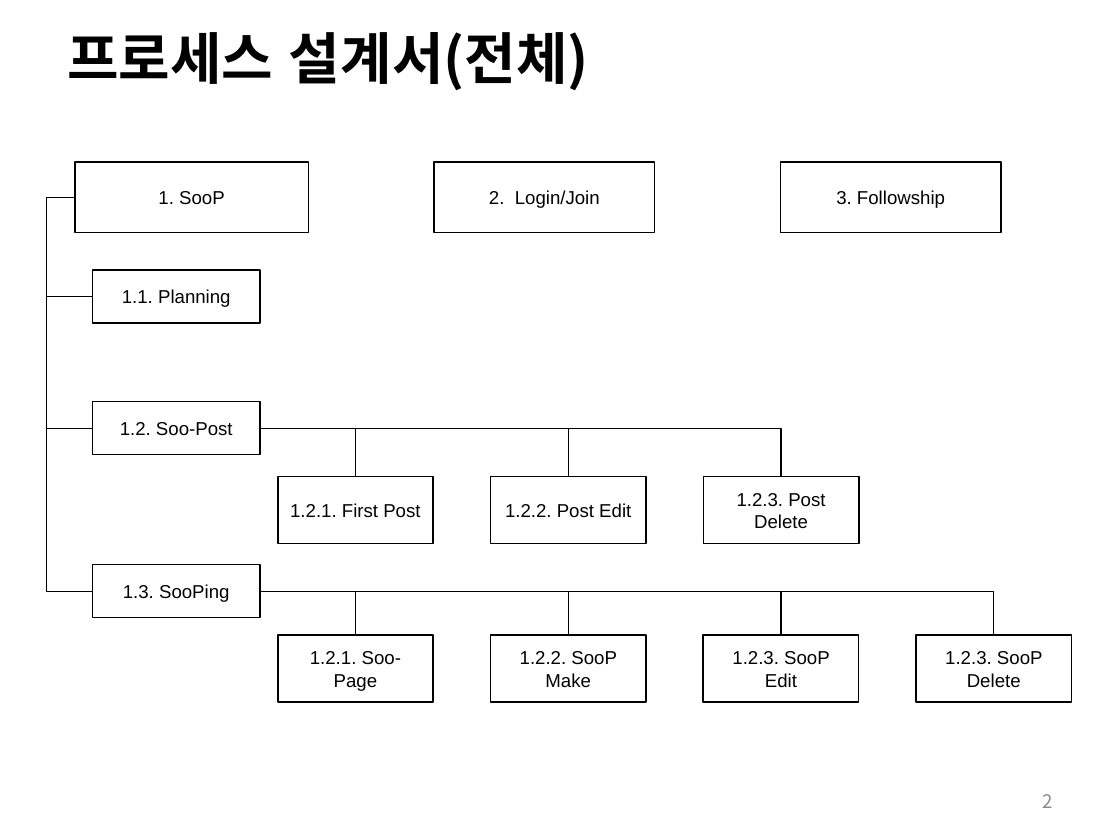
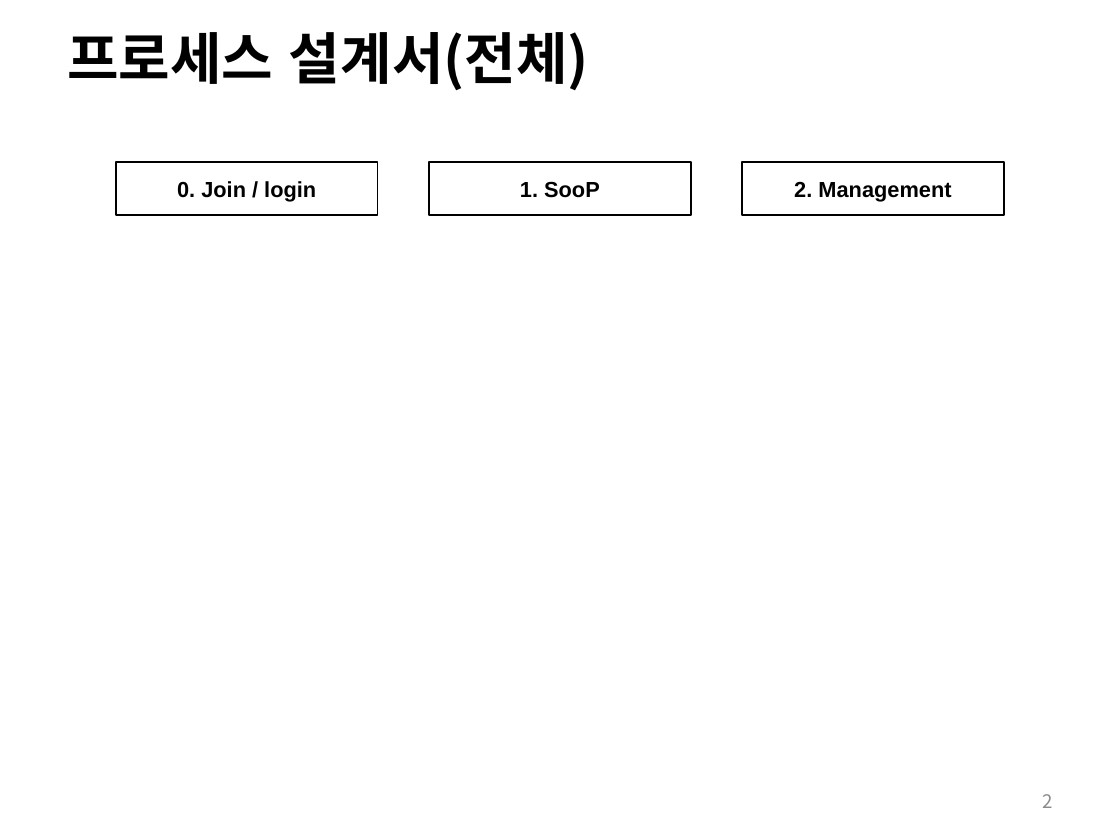
Before and after one commit to wooramc/soop_rep, a slide deck: slide 2 of flutter_process.pptx. Drawn at 1120x840 pixels with LibreOffice and Linux fonts; fonts in the diff are those of the drawing. Boxes give left, top, right and bottom in pixels: in the first picture for what was removed or moved away, otherwise in the second. Text is boxed around its words. In the diff, an @@ line names an element or a change of style, - is before the commit and + after.

```diff
--- a/flutter_process.pptx
+++ b/flutter_process.pptx
@@ rectangle added at box(116, 162, 379, 215), outline #000000 1 pt, 14 pt, text #000000, bold @@
+0. Join / login
@@ rectangle "1. SooP": place and size @@
-rectangle "1. SooP" at box(75, 162, 308, 233)
+rectangle "1. SooP" at box(429, 162, 691, 215)
@@ rectangle "1. SooP" at box(429, 162, 691, 215): size 12 to 14 pt, bold on @@
@@ rectangle removed at box(435, 162, 655, 233) @@
-2. Login/Join
@@ rectangle added at box(743, 162, 1005, 215), outline #000000 1 pt, 14 pt, text #000000, bold @@
+2. Management
@@ rectangle removed at box(781, 162, 1001, 233) @@
-3. Followship
@@ elbow line removed from (75, 197) to (93, 297) @@
@@ elbow line removed from (75, 197) to (93, 428) @@
@@ elbow line removed from (75, 197) to (93, 591) @@
@@ rectangle removed at box(93, 270, 261, 323) @@
-1.1. Planning
@@ rectangle removed at box(93, 402, 261, 455) @@
-1.2. Soo-Post
@@ elbow line removed from (260, 428) to (355, 476) @@
@@ elbow line removed from (260, 428) to (568, 476) @@
@@ elbow line removed from (329, 428) to (781, 476) @@
@@ rectangle removed at box(278, 476, 433, 543) @@
-1.2.1. First Post
@@ rectangle removed at box(491, 476, 646, 543) @@
-1.2.2. Post Edit
@@ rectangle removed at box(703, 476, 859, 543) @@
-1.2.3. Post Delete
@@ rectangle removed at box(93, 564, 261, 617) @@
-1.3. SooPing
@@ elbow line removed from (260, 591) to (355, 635) @@
@@ elbow line removed from (329, 591) to (568, 635) @@
@@ elbow line removed from (329, 591) to (781, 635) @@
@@ elbow line removed from (329, 591) to (993, 635) @@
@@ rectangle removed at box(278, 635, 433, 702) @@
-1.2.1. Soo-Page
@@ rectangle removed at box(491, 635, 646, 702) @@
-1.2.2. SooP Make
@@ rectangle removed at box(703, 635, 859, 702) @@
-1.2.3. SooP Edit
@@ rectangle removed at box(916, 635, 1072, 702) @@
-1.2.3. SooP Delete
```
Also in this commit, not shown: 8 other slides changed, 6 slides added.
